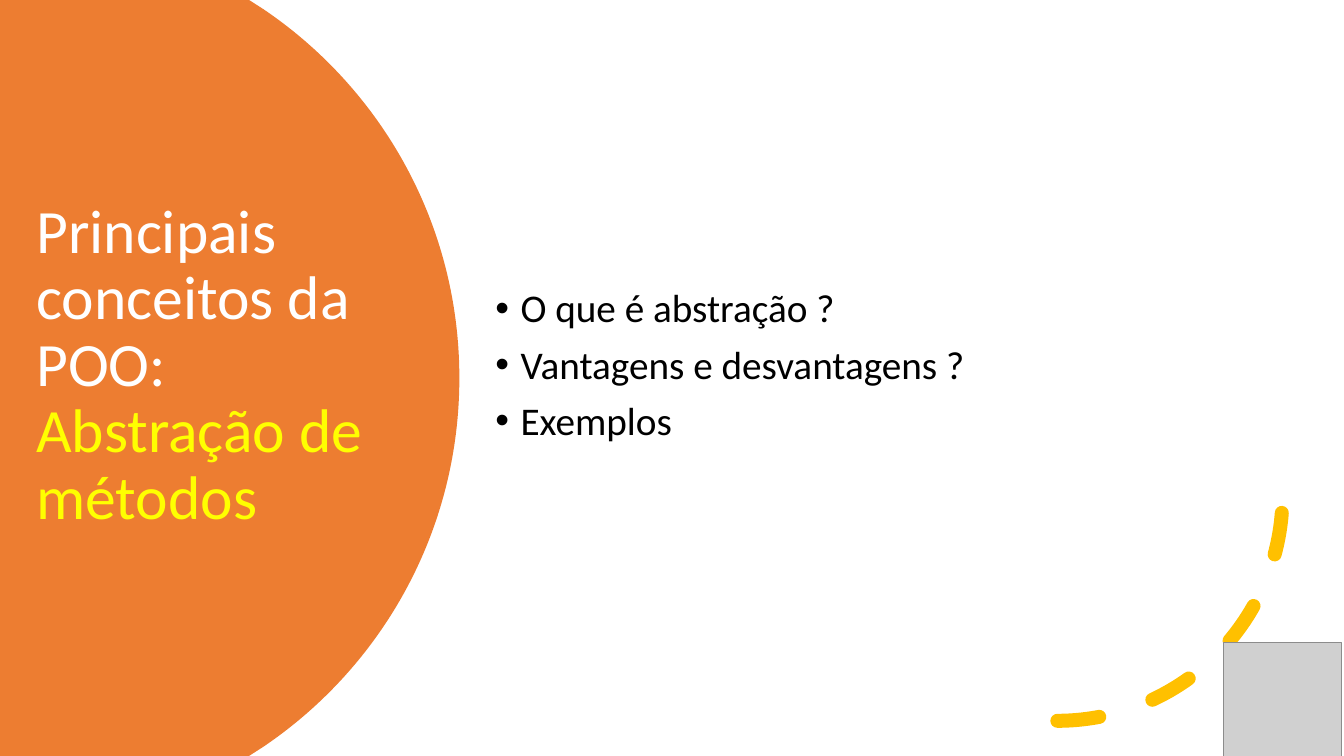
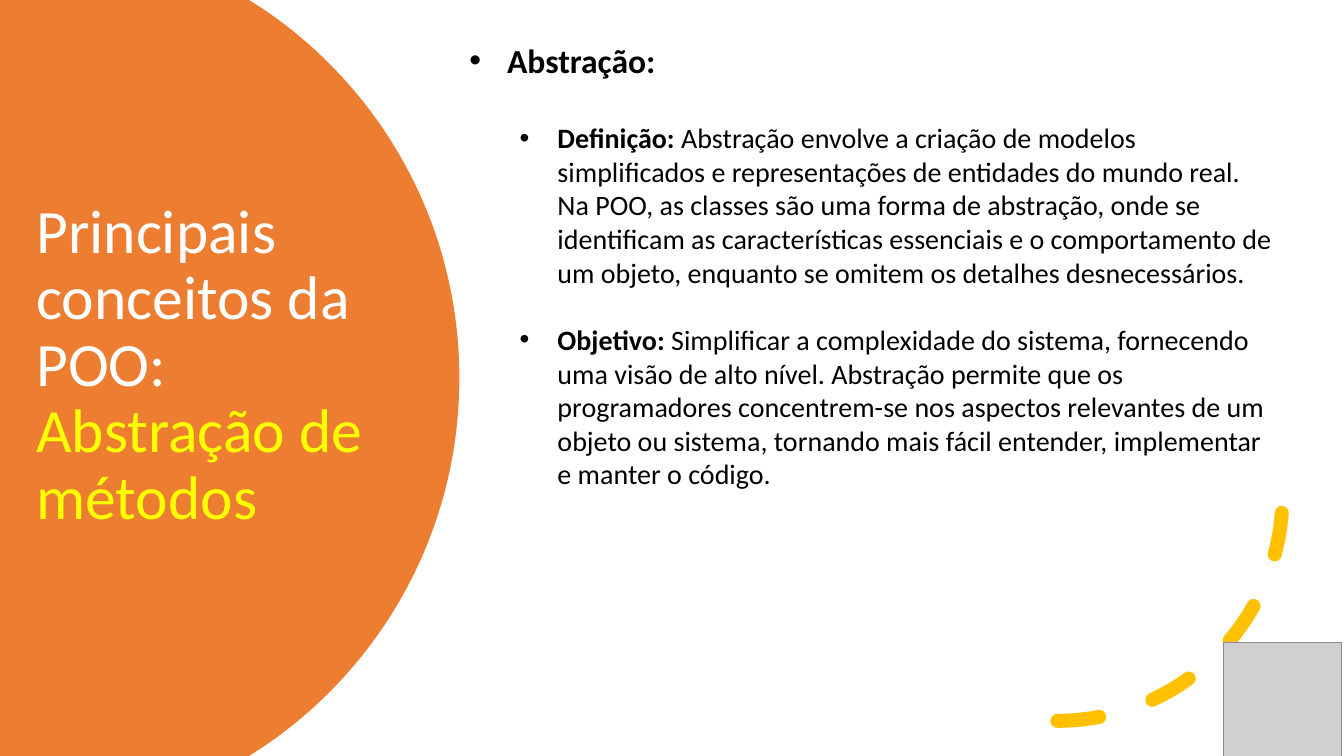
Before and after one commit to aclaytonbr/cursos, a slide deck: slide 7 of POO/Aula_1.pptx. Drawn at 1344x756 pixels with LibreOffice and Linux fonts; fonts in the diff are those of the drawing; grey boxes stand for pictures. Boxes give left, top, right and bottom in pixels: in the first picture for what was removed or moved away, otherwise in the second. Text is boxed around its words. In the diff, an @@ line names an element or a change of style, - is before the commit and + after.

```diff
--- a/POO/Aula_1.pptx
+++ b/POO/Aula_1.pptx
@@ text added at (507,49,1271,489), 20 pt, text #000000 @@
+• Abstração:
+  • Definição: Abstração envolve a criação de modelos simplificados e representações de entidades do mundo real. Na POO, as classes são uma forma de abstração, onde se identificam as características essenciais e o comportamento de um objeto, enquanto se omitem os detalhes desnecessários.
+  • Objetivo: Simplificar a complexidade do sistema, fornecendo uma visão de alto nível. Abstração permite que os programadores concentrem-se nos aspectos relevantes de um objeto ou sistema, tornando mais fácil entender, implementar e manter o código.
@@ text removed at (521,294,938,442) @@
-• O que é abstração ?
-• Vantagens e desvantagens ?
-• Exemplos
```
Also in this commit, not shown: 5 other slides changed, 2 slides added, 28 other files.
